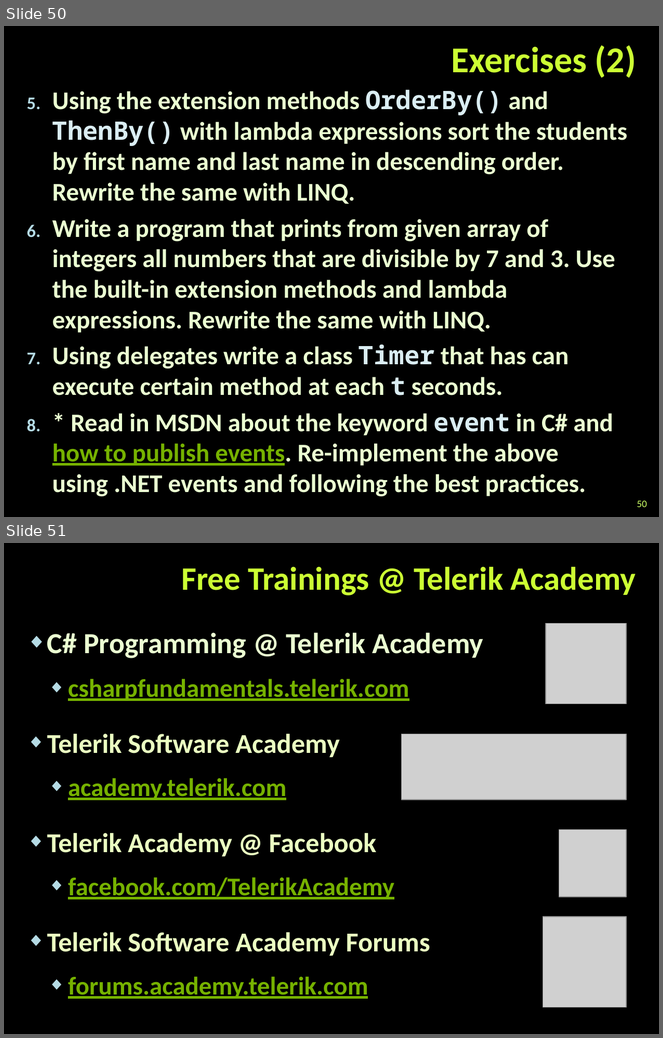
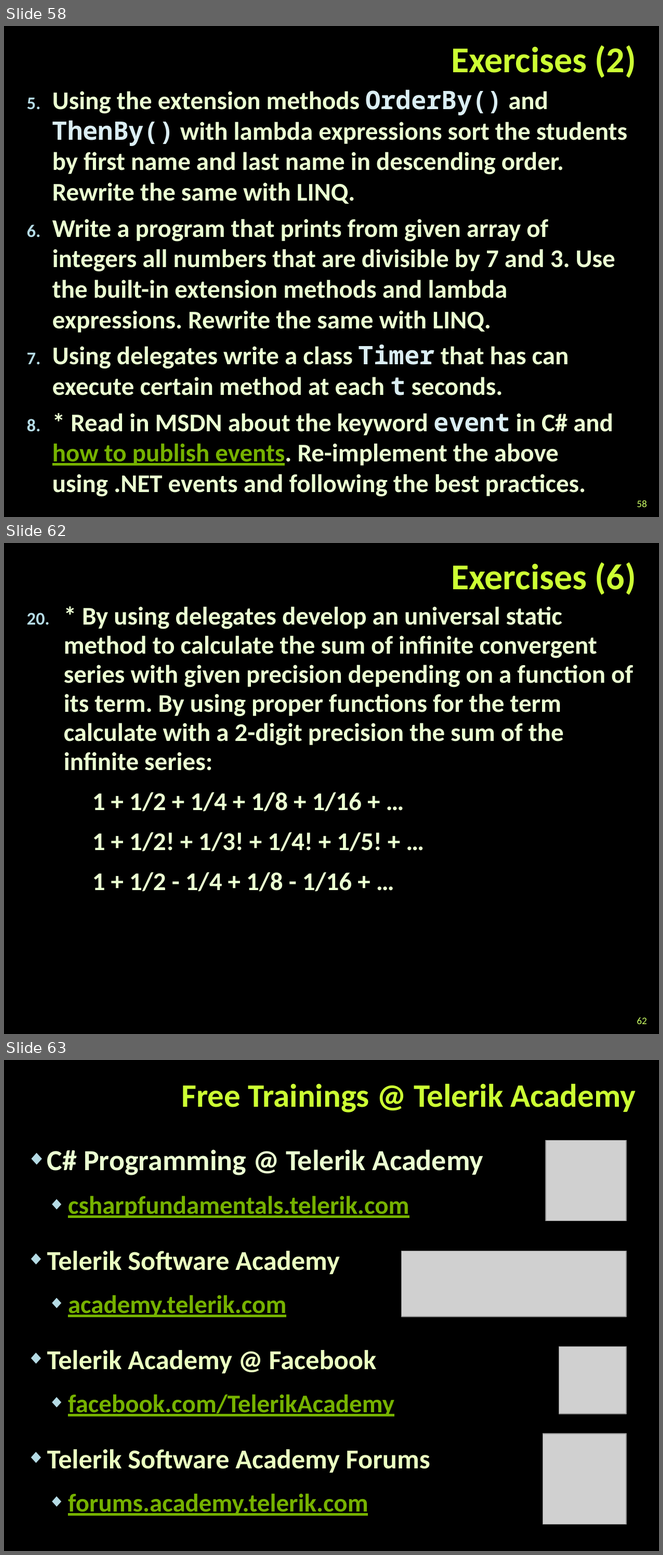
Before and after one commit to miroslavavramov/TelerikAcademy, a slide deck: CSharpOOP/17.ExtensionsDelegatesLambdaLINQ/Extension-Methods-Delegates-Lambda-LINQ.pptx. Shown one above the other, each under a label of ours: slides 50 and 51 before the commit, slides 58, 62 and 63 after it; the slides between them are not shown. The pictures are 663x1038 and 663x1555 pixels, drawn with LibreOffice and Linux fonts; fonts in the diff are those of the drawing; grey boxes stand for pictures; background and template pictures are left out. Boxes give left, top, right and bottom in pixels: in the first picture for what was removed or moved away, otherwise in the second. Text is boxed around its words. In the diff, an @@ line names an element or a change of style, - is before the commit and + after.

```diff
--- a/CSharpOOP/17.ExtensionsDelegatesLambdaLINQ/Extension-Methods-Delegates-Lambda-LINQ.pptx
+++ b/CSharpOOP/17.ExtensionsDelegatesLambdaLINQ/Extension-Methods-Delegates-Lambda-LINQ.pptx
@@ slide 62 added at [4, 543, 659, 1034], background picture (left out) @@
@@ title added at [451, 562, 636, 595], 40 pt, text #CCFF33, bold @@
+Exercises (6)
@@ text added at [64, 606, 633, 892], 28 pt, text #EBFFD2, bold @@
+20. * By using delegates develop an universal static method to calculate the sum of infinite convergent series with given precision depending on a function of its term. By using proper functions for the term calculate with a 2-digit precision the sum of the infinite series:
+1 + 1/2 + 1/4 + 1/8 + 1/16 + …
+1 + 1/2! + 1/3! + 1/4! + 1/5! + …
+1 + 1/2 - 1/4 + 1/8 - 1/16 + …
@@ page number added at [637, 1018, 647, 1025], 11 pt, text #CCFF66 @@
+62
@@ what was slide 50 is now slide 58 @@
@@ page number at [637, 501, 647, 508]: text changed @@
-50
+58
@@ what was slide 51 is now slide 63 @@
```
Also in this commit, not shown: 2 slides changed, 11 other slides added, 10 other files.
